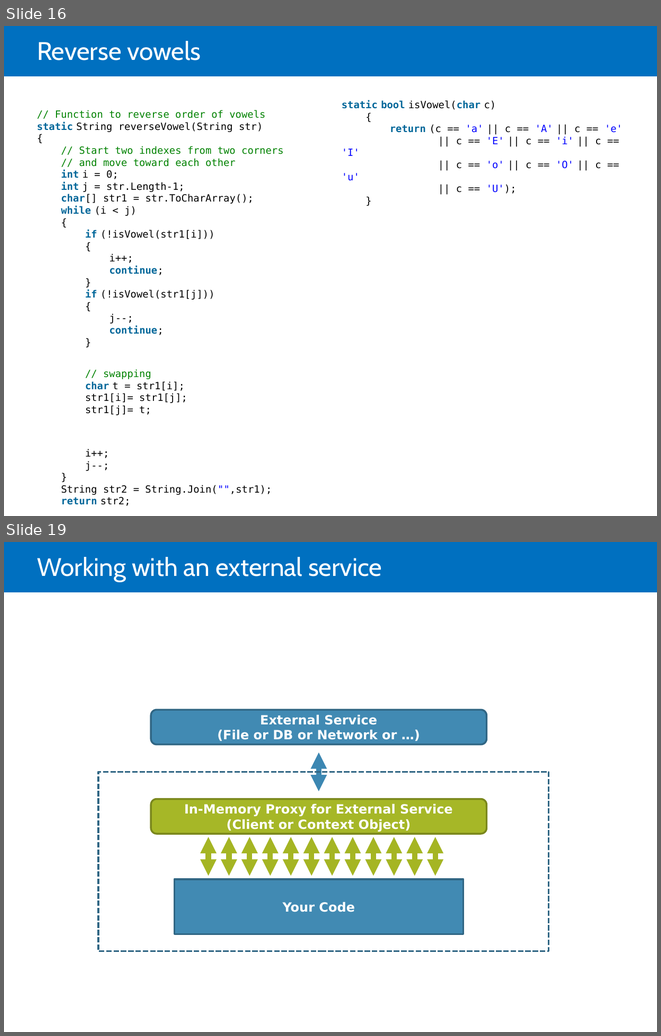
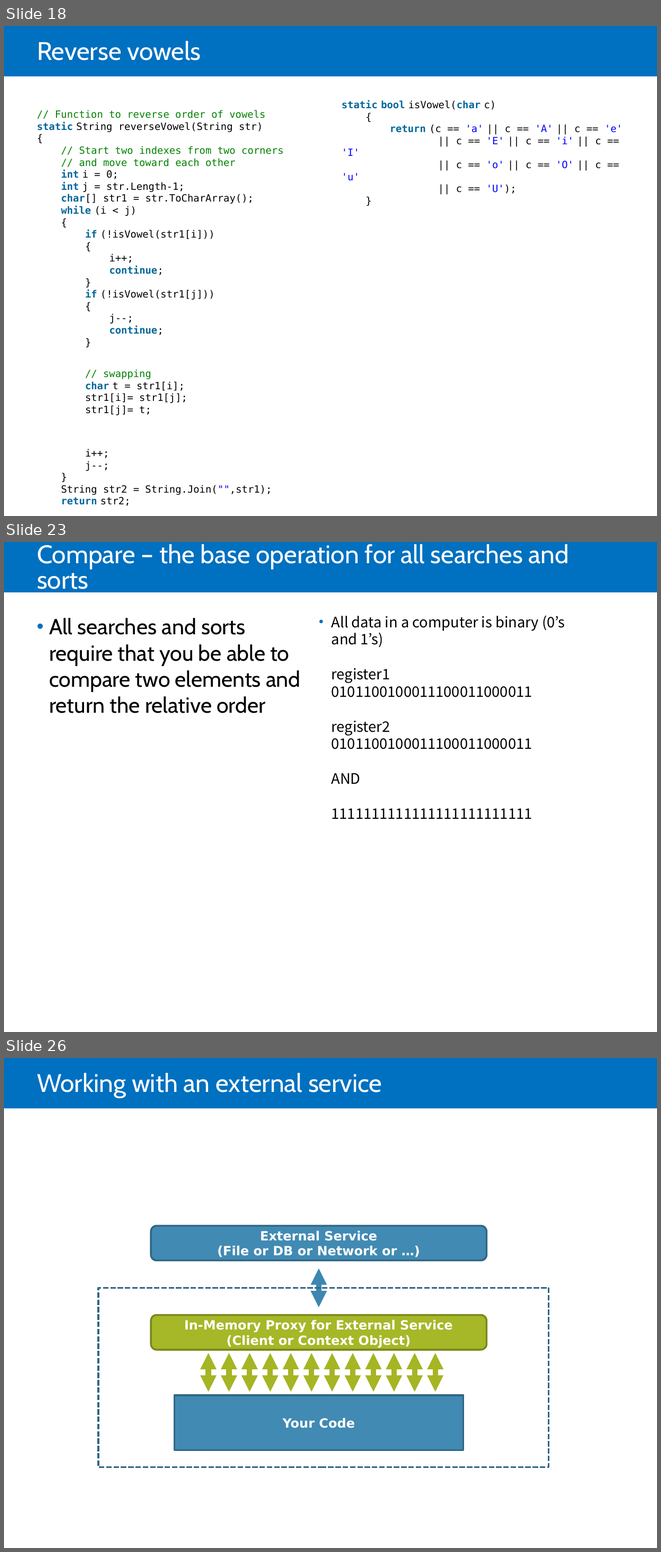
Before and after one commit to jdevr1es/DotnetSlides, a slide deck: DSA Study Guide.pptx. Shown one above the other, each under a label of ours: slides 16 and 19 before the commit, slides 18, 23 and 26 after it; the slides between them are not shown. The pictures are 661x1036 and 661x1552 pixels, drawn with LibreOffice and Linux fonts; fonts in the diff are those of the drawing. Boxes give left, top, right and bottom in pixels: in the first picture for what was removed or moved away, otherwise in the second. Text is boxed around its words. In the diff, an @@ line names an element or a change of style, - is before the commit and + after.

```diff
--- a/DSA Study Guide.pptx
+++ b/DSA Study Guide.pptx
@@ slide 23 added at box(4, 542, 657, 1032), background #FFFFFF; not listed: 1 template element that a slide beside it also shows @@
@@ title added at box(37, 544, 569, 595), 28 pt, text #FFFFFF @@
+Compare – the base operation for all searches and sorts
@@ text added at box(49, 618, 300, 713), 24 pt, text #000000 @@
+• All searches and sorts require that you be able to compare two elements and return the relative order
@@ text added at box(332, 615, 565, 819), 16 pt, text #000000 @@
+• All data in a computer is binary (0’s and 1’s)
+  register1
+  0101100100011100011000011
+  register2
+  0101100100011100011000011
+  AND
+  1111111111111111111111111
@@ what was slide 16 is now slide 18 @@
@@ what was slide 19 is now slide 26 @@
```
Also in this commit, not shown: 6 slides changed, 7 other slides added, 1 slide removed.
